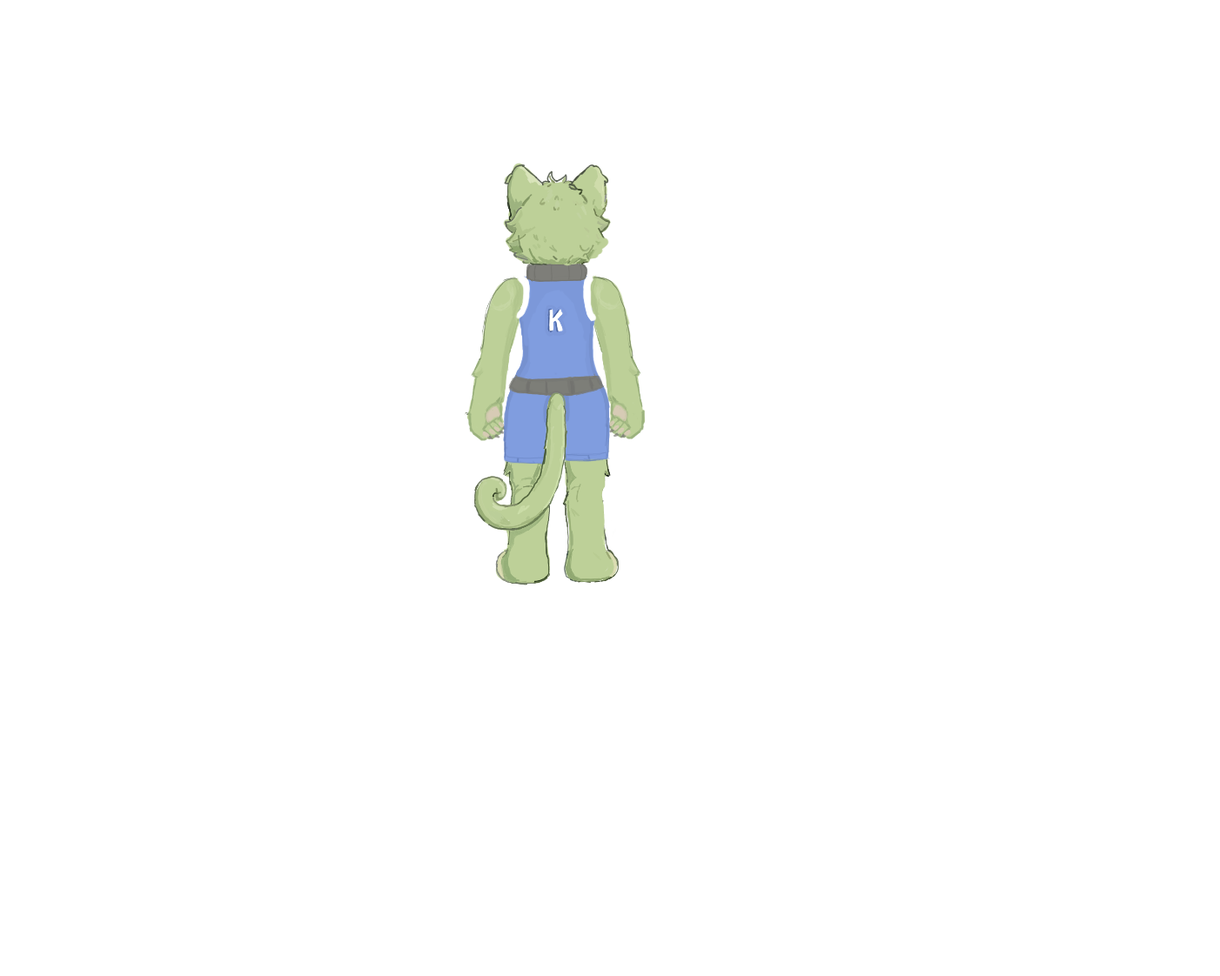
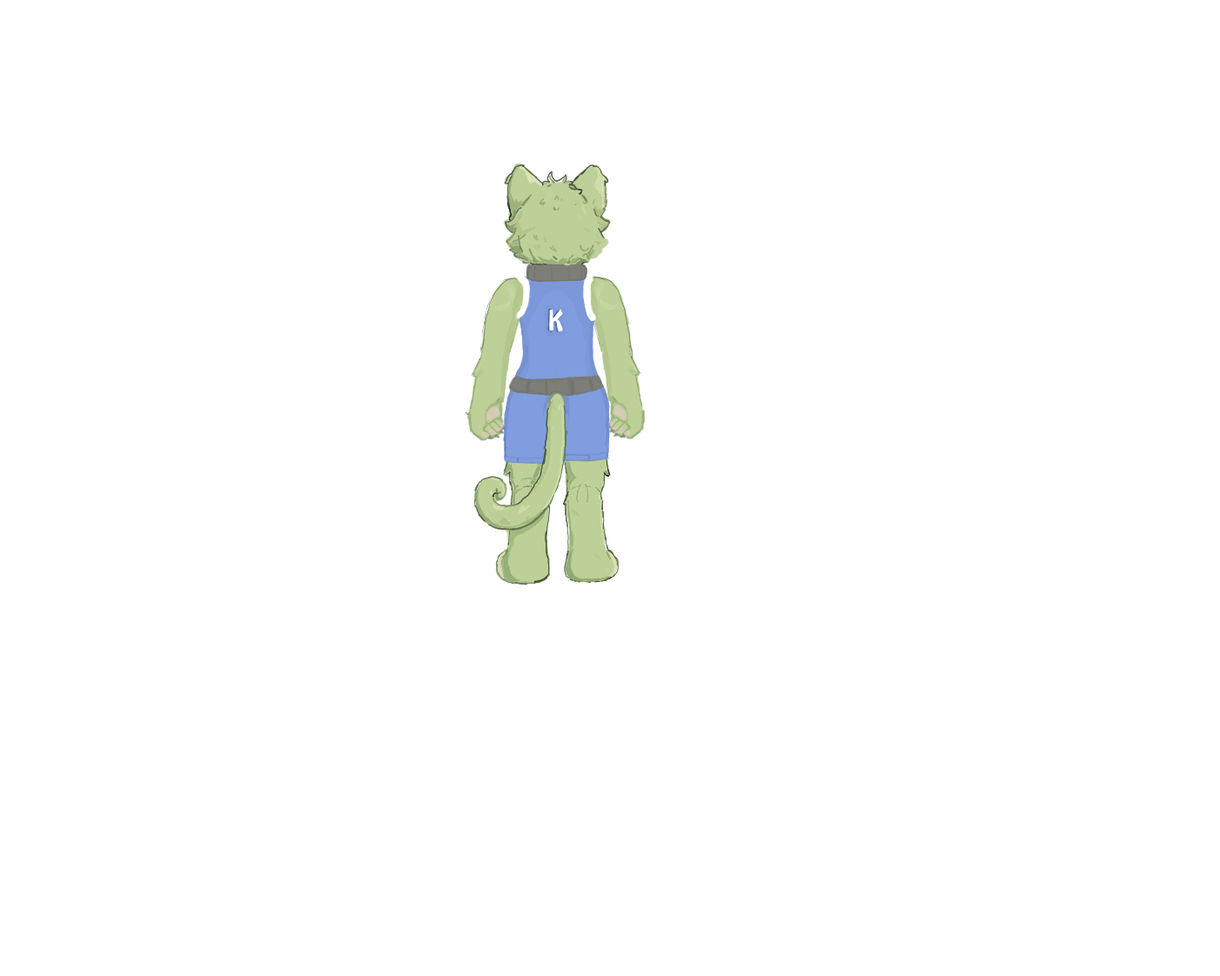
Comparing the layer stacks of the two 1220x976 images. Changes:
painted on "Layer 2" over [542, 393, 570, 464]
painted on "izq" over [542, 363, 606, 537]
painted on "izquierda" over [474, 300, 611, 506]
painted on "derecha" (2nd of 2, in "brazo derecho") over [474, 490, 493, 506]
